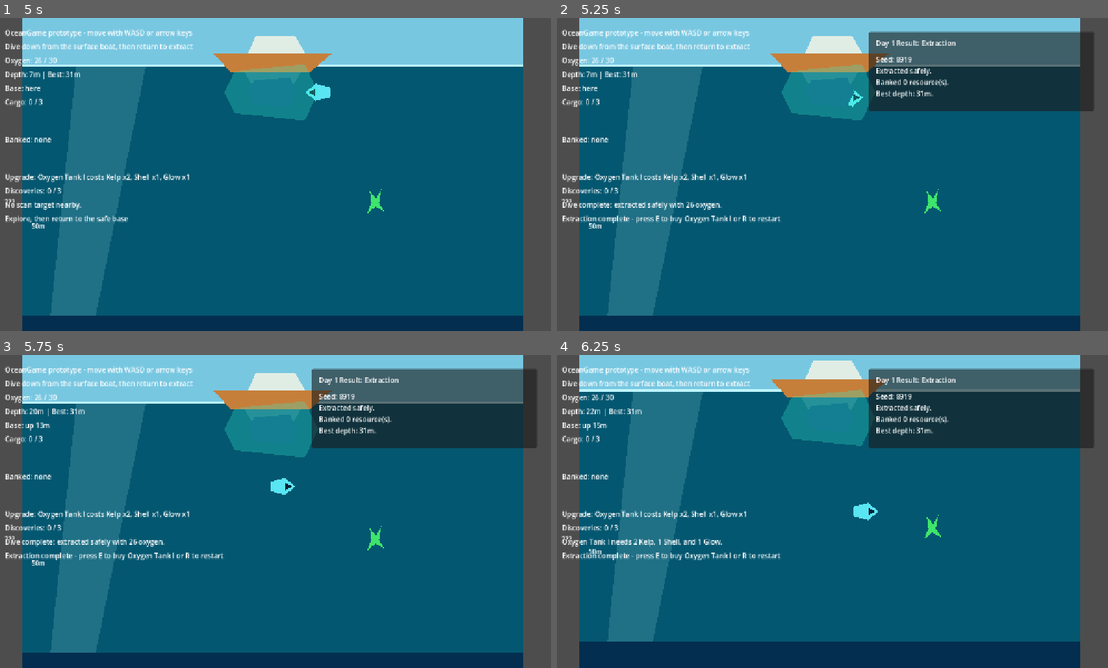
Above: before the commit, frames 1-4 (two rows, left to right).
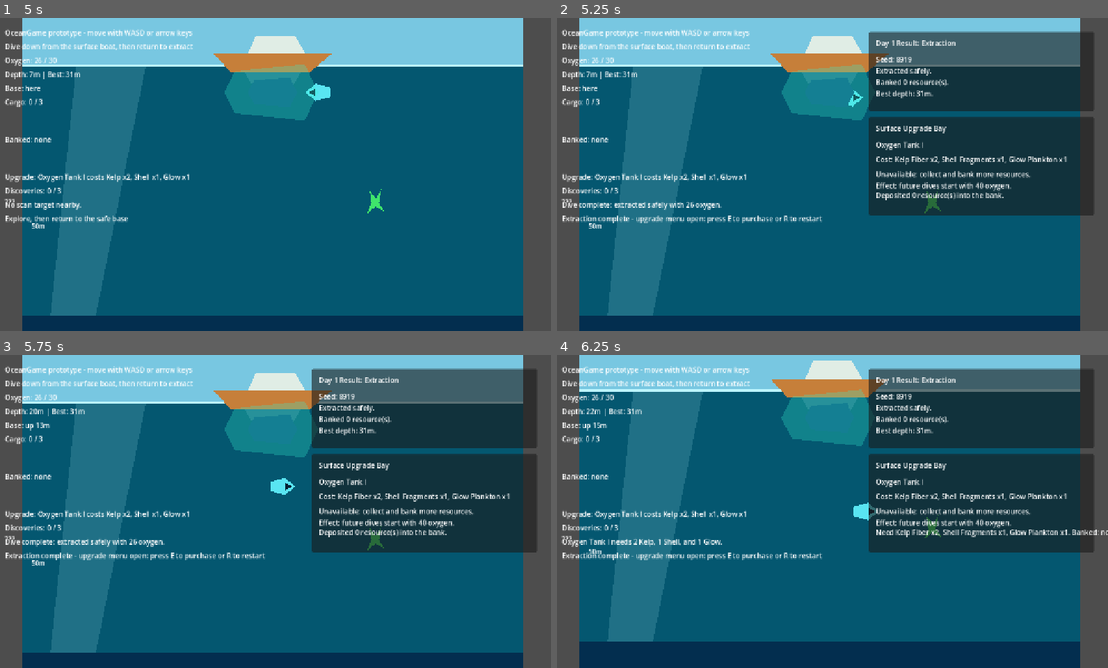
Above: after the commit, the same moments.

Repository: joeypshell/OceanGame
Game: Godot game, scene res://scenes/Main.tscn
Two runs of this game, one before a commit and one after it. Both use one fixed random seed, a clock stepped at 60 frames per second and the inputs below.
Inputs:
- Up to frame 1 (5 s): tap E (interact) at 0.5, 0.6, 2.1, 3.6 s; hold D (move_right) 0.53-1.28 s; hold S (move_down) 1.28-2.03 s; tap F (scan) at 1.35, 2.85, 4.35 s; hold D (move_right) 2.03-2.78 s; hold W (move_up) 2.78-3.53 s; hold A (move_left) from 3.53 s (still down)
- Up to frame 2 (5.25 s): release A (move_left) at 5.03 s; hold S (move_down) from 5.03 s (still down); tap E (interact) at 5.1 s
- Up to frame 3 (5.75 s): keep holding S (move_down)
- Up to frame 4 (6.25 s): tap E (interact) at 5.75 s; release S (move_down) at 5.78 s; hold D (move_right) from 5.78 s (still down); tap F (scan) at 5.85 s

Frame 1 is identical in both runs. In frame 2, 13% of the frame differs, in the area x 14-98%, y 31-66%; in frame 3, 13%; in frame 4, 13%.

Commit message:
Resolve #22 add upgrade menu

Diff:
--- a/scenes/Main.tscn
+++ b/scenes/Main.tscn
@@ -443,3 +443,45 @@
 offset_right = 492.0
 offset_bottom = 166.0
 text = "Press E or Enter to begin."
+
+[node name="UpgradePanel" type="Panel" parent="HUD"]
+visible = false
+offset_left = 730.0
+offset_top = 228.0
+offset_right = 1248.0
+offset_bottom = 454.0
+
+[node name="UpgradeMenuTitle" type="Label" parent="HUD/UpgradePanel"]
+offset_left = 16.0
+offset_top = 14.0
+offset_right = 492.0
+offset_bottom = 46.0
+text = "Surface Upgrade Bay"
+
+[node name="UpgradeMenuItem" type="Label" parent="HUD/UpgradePanel"]
+offset_left = 16.0
+offset_top = 52.0
+offset_right = 492.0
+offset_bottom = 82.0
+text = "Oxygen Tank I"
+
+[node name="UpgradeMenuCost" type="Label" parent="HUD/UpgradePanel"]
+offset_left = 16.0
+offset_top = 86.0
+offset_right = 492.0
+offset_bottom = 116.0
+text = "Cost: Kelp Fiber x2, Shell Fragments x1, Glow Plankton x1"
+
+[node name="UpgradeMenuState" type="Label" parent="HUD/UpgradePanel"]
+offset_left = 16.0
+offset_top = 120.0
+offset_right = 492.0
+offset_bottom = 164.0
+text = "Unavailable: collect and bank more resources."
+
+[node name="UpgradeMenuFeedback" type="Label" parent="HUD/UpgradePanel"]
+offset_left = 16.0
+offset_top = 168.0
+offset_right = 492.0
+offset_bottom = 212.0
+text = "Deposit cargo to unlock upgrades."
--- a/scripts/main.gd
+++ b/scripts/main.gd
@@ -41,6 +41,12 @@
 @onready var run_panel: Panel = $HUD/RunPanel
 @onready var run_title_label: Label = $HUD/RunPanel/RunTitle
 @onready var run_summary_label: Label = $HUD/RunPanel/RunSummary
+@onready var upgrade_panel: Panel = $HUD/UpgradePanel
+@onready var upgrade_menu_title_label: Label = $HUD/UpgradePanel/UpgradeMenuTitle
+@onready var upgrade_menu_item_label: Label = $HUD/UpgradePanel/UpgradeMenuItem
+@onready var upgrade_menu_cost_label: Label = $HUD/UpgradePanel/UpgradeMenuCost
+@onready var upgrade_menu_state_label: Label = $HUD/UpgradePanel/UpgradeMenuState
+@onready var upgrade_menu_feedback_label: Label = $HUD/UpgradePanel/UpgradeMenuFeedback
 @onready var starter_resource_candidates: Node2D = $StarterResourceCandidates
 @onready var glow_plankton_visual: Polygon2D = $ResourcePickups/GlowPlankton/Visual
 @onready var hidden_glow_plankton: Node = $ResourcePickups/HiddenGlowPlankton
@@ -51,6 +57,7 @@
 var player_in_base := true
 var glow_plankton_highlight_timer := 0.0
 var last_result_summary := ""
+var upgrade_menu_feedback := ""
 
 func _ready() -> void:
 	base_zone.body_entered.connect(_on_base_zone_body_entered)
@@ -101,16 +108,22 @@
 		_format_resource_counts(extracted_cargo),
 		roundi(progression_state.best_depth_reached)
 	]
+	upgrade_menu_feedback = "Deposited %d resource(s) into the bank.%s" % [
+		extracted_count,
+		_format_resource_counts(extracted_cargo)
+	]
 	status_label.text = "Dive complete: extracted safely with %d oxygen." % ceili(dive_session.oxygen)
 	_update_hud()
 
 func _fail_dive() -> void:
 	last_result_summary = "Dive failed: oxygen depleted.\nCarried cargo lost.\nBanked resources, upgrades, and scans kept.\nBest depth: %dm." % roundi(progression_state.best_depth_reached)
+	upgrade_menu_feedback = ""
 	status_label.text = "Dive failed: oxygen depleted. Cargo lost."
 	_update_hud()
 
 func _start_dive() -> void:
 	dive_session.start()
+	upgrade_menu_feedback = ""
 	status_label.text = "Dive status: active"
 	_update_hud()
 
@@ -120,6 +133,7 @@
 	player.velocity = Vector2.ZERO
 	player_in_base = true
 	last_result_summary = ""
+	upgrade_menu_feedback = ""
 	_reset_resource_pickups()
 	status_label.text = "Dive ready"
 	_update_hud()
@@ -145,9 +159,20 @@
 	progression_state.record_depth(dive_session.current_depth)
 
 func _try_purchase_oxygen_tank() -> void:
+	if progression_state.has_upgrade(OXYGEN_TANK_UPGRADE_ID):
+		upgrade_menu_feedback = "Oxygen Tank I is already installed."
+		status_label.text = "Oxygen Tank I is already installed."
+		_update_hud()
+		return
+
 	if progression_state.purchase_upgrade(OXYGEN_TANK_UPGRADE_ID, OXYGEN_TANK_COST):
+		upgrade_menu_feedback = "Purchased Oxygen Tank I. Future dives start with 40 oxygen."
 		status_label.text = "Purchased Oxygen Tank I. Future dives start with 40 oxygen."
 	else:
+		upgrade_menu_feedback = "Need %s. Banked:%s" % [
+			_format_upgrade_cost(OXYGEN_TANK_COST),
+			_format_banked_resources()
+		]
 		status_label.text = "Oxygen Tank I needs 2 Kelp, 1 Shell, and 1 Glow."
 
 	_update_hud()
@@ -292,6 +317,7 @@
 
 func _update_hud() -> void:
 	_update_run_panel()
+	_update_upgrade_menu()
 	oxygen_label.text = "Oxygen: %d / %d" % [ceili(dive_session.oxygen), ceili(dive_session.max_oxygen)]
 	depth_label.text = "Depth: %dm | Best: %dm" % [
 		roundi(dive_session.current_depth),
@@ -313,7 +339,7 @@
 		if progression_state.has_upgrade(OXYGEN_TANK_UPGRADE_ID):
 			prompt_label.text = "Extraction complete - press R to restart"
 		else:
-			prompt_label.text = "Extraction complete - press E to buy Oxygen Tank I or R to restart"
+			prompt_label.text = "Extraction complete - upgrade menu open: press E to purchase or R to restart"
 	elif dive_session.result == DiveSessionScript.Result.FAILED:
 		prompt_label.text = "Run failed - press R to restart"
 	elif player_in_base:
@@ -343,6 +369,24 @@
 	else:
 		run_panel.visible = false
 
+func _update_upgrade_menu() -> void:
+	upgrade_panel.visible = dive_session.result == DiveSessionScript.Result.EXTRACTED
+	if not upgrade_panel.visible:
+		return
+
+	upgrade_menu_title_label.text = "Surface Upgrade Bay"
+	upgrade_menu_item_label.text = "Oxygen Tank I"
+	upgrade_menu_cost_label.text = "Cost: %s" % _format_upgrade_cost(OXYGEN_TANK_COST)
+
+	if progression_state.has_upgrade(OXYGEN_TANK_UPGRADE_ID):
+		upgrade_menu_state_label.text = "Owned: installed\nEffect: future dives start with 40 oxygen."
+	elif progression_state.can_afford(OXYGEN_TANK_COST):
+		upgrade_menu_state_label.text = "Available: press E or Enter to purchase.\nEffect: future dives start with 40 oxygen."
+	else:
+		upgrade_menu_state_label.text = "Unavailable: collect and bank more resources.\nEffect: future dives start with 40 oxygen."
+
+	upgrade_menu_feedback_label.text = upgrade_menu_feedback
+
 func _format_resource_counts(resource_ids: Array[String]) -> String:
 	if resource_ids.is_empty():
 		return ""
@@ -387,6 +431,13 @@
 
 	return "Upgrade: Oxygen Tank I costs Kelp x2, Shell x1, Glow x1"
 
+func _format_upgrade_cost(cost: Dictionary) -> String:
+	var parts: Array[String] = []
+	for resource_id in cost.keys():
+		parts.append("%s x%d" % [_display_name_for_resource(resource_id), int(cost[resource_id])])
+
+	return ", ".join(parts)
+
 func _format_discoveries() -> String:
 	var discoveries := progression_state.scan_discoveries
 	var text := "Discoveries: %d / 3" % discoveries.size()
Not shown, changed: docs/current/GAMEPLAY.md
